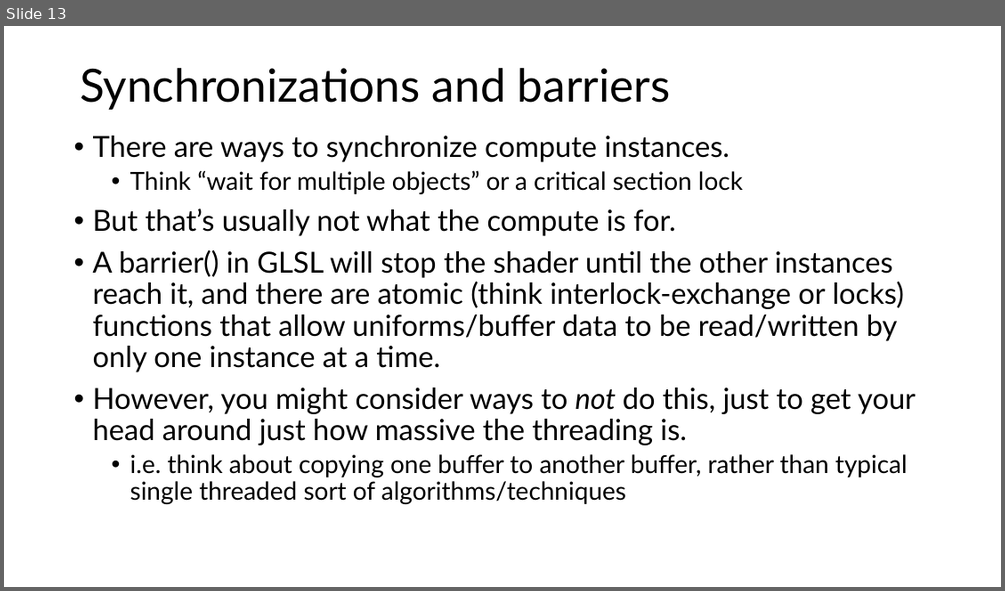
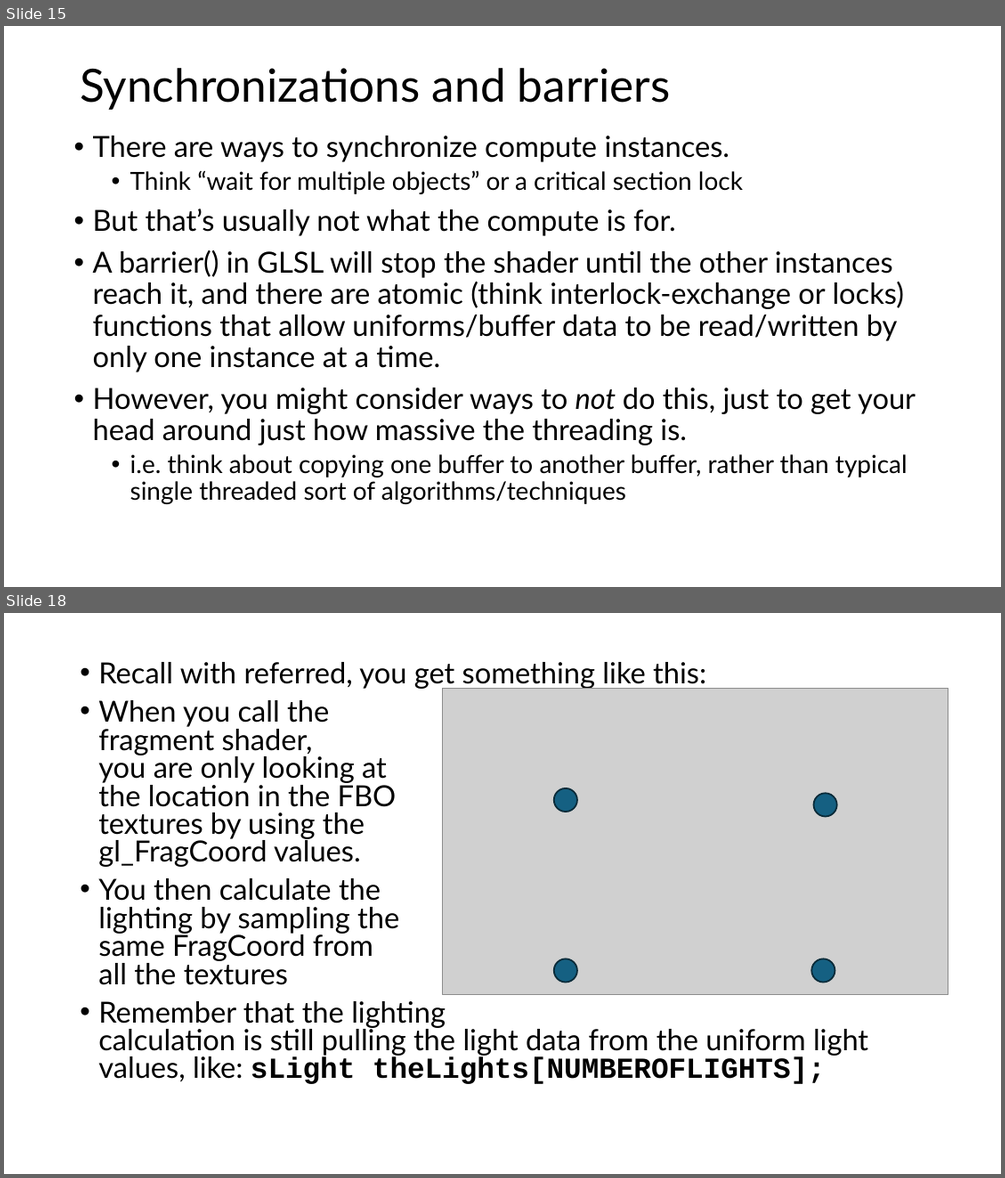
Before and after one commit to FeeneyCodes/GDP202324, a slide deck: 6023_Gems/D2D/W10_Compute (GPGPU)/GPGPU (OpenGL Compute) part 1.pptx. Shown one above the other, each under a label of ours: slide 13 before the commit, slides 15 and 18 after it; the slides between them are not shown. The pictures are 1005x591 and 1005x1178 pixels, drawn with LibreOffice and Linux fonts; fonts in the diff are those of the drawing; grey boxes stand for pictures. Boxes give left, top, right and bottom in pixels: in the first picture for what was removed or moved away, otherwise in the second. Text is boxed around its words. In the diff, an @@ line names an element or a change of style, - is before the commit and + after.

```diff
--- a/6023_Gems/D2D/W10_Compute (GPGPU)/GPGPU (OpenGL Compute) part 1.pptx
+++ b/6023_Gems/D2D/W10_Compute (GPGPU)/GPGPU (OpenGL Compute) part 1.pptx
@@ slide 18 added at (4, 613, 1001, 1174), background #FFFFFF @@
@@ text added at (98, 662, 868, 1084), 28 pt, text #000000 @@
+• Recall with referred, you get something like this:
+• When you call the
+  fragment shader,
+  you are only looking at
+  the location in the FBO
+  textures by using the
+  gl_FragCoord values.
+• You then calculate the
+  lighting by sampling the
+  same FragCoord from
+  all the textures
+• Remember that the lighting
+  calculation is still pulling the light data from the uniform light values, like: sLight theLights[NUMBEROFLIGHTS];
@@ picture added at (442, 688, 948, 995) @@
@@ ellipse added at (554, 788, 577, 811), fill #156082, outline #092A39 1.5 pt @@
@@ ellipse added at (814, 793, 837, 817), fill #156082, outline #092A39 1.5 pt @@
@@ ellipse added at (554, 958, 577, 981), fill #156082, outline #092A39 1.5 pt @@
@@ ellipse added at (811, 958, 834, 981), fill #156082, outline #092A39 1.5 pt @@
@@ what was slide 13 is now slide 15 @@
```
Also in this commit, not shown: 4 slides changed, 6 other slides added, 14 other files.
